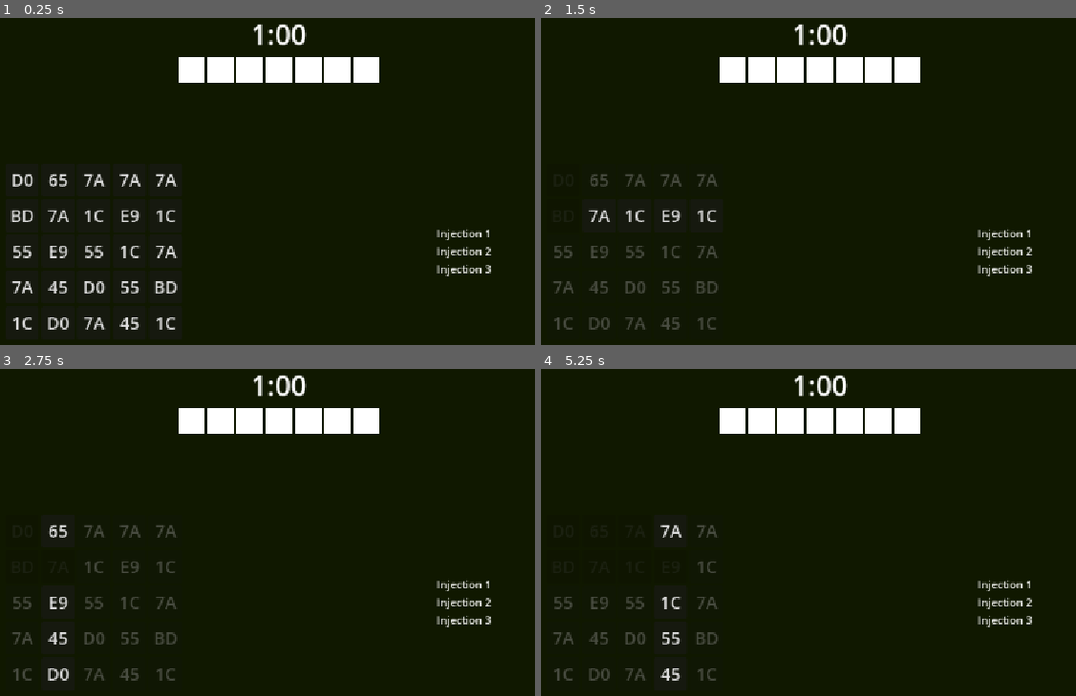
Above: before the commit, frames 1-4 (two rows, left to right).
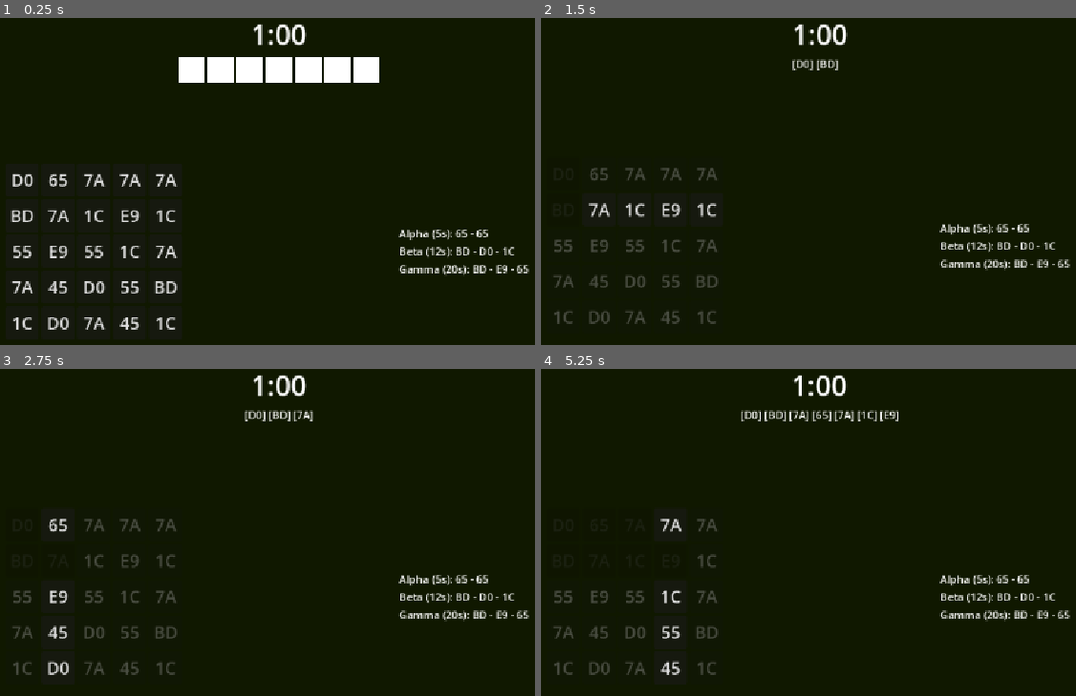
Above: after the commit, the same moments.

Repository: Martisos/Data-Hack-Minigame
Game: Godot game, scene res://scenes/main_game.tscn
Same seed, same stepped clock (60 frames per second), same inputs: the game is played once before the commit and once after it.
Inputs:
- Up to frame 1 (0.25 s): no input
- Up to frame 2 (1.5 s): click "D0" at 0.5 s; click "BD" at 1.25 s
- Up to frame 3 (2.75 s): click "7A" at 2 s
- Up to frame 4 (5.25 s): click "65" at 2.75 s; click "7A" at 3.5 s; click "1C" at 4.25 s; click "E9" at 5 s

The runs differ from the first frame. In frame 1, 1.0% of the frame differs, in the area x 74-99%, y 64-80%; in frame 2, 6.2%, in the area x 2-99%, y 11-96%; in frame 3, 6.1%; in frame 4, 6.0%.

Commit message:
main logic works

Diff:
--- a/scripts/main_game.gd
+++ b/scripts/main_game.gd
@@ -2,6 +2,7 @@
 
 @onready var code_matrix: GridContainer = $"MainMargin/VBoxContainer/MainContent/Code Matrix"
 @onready var memory_bar: HBoxContainer = $MainMargin/VBoxContainer/Header/MemoryBar
+@onready var injection_list: VBoxContainer = $MainMargin/VBoxContainer/MainContent/InjectionList
 
 const cols: int = 5
 const rows: int = 5
@@ -12,9 +13,45 @@
 
 var active_index: int = 0
 
+var memory: Array[String] = []
+var max_memory: int = 7
+
+var injections: Array[Dictionary] = [
+	{"name": "Alpha", "sequence": [], "reward": 5, "completed": false},
+	{"name": "Beta", "sequence": [], "reward": 12, "completed": false},
+	{"name": "Gamma", "sequence": [], "reward": 20, "completed": false}
+]
+
 func _ready() -> void:
 	generate_buttons()
 	setup_matrix()
+	generate_injections()
+
+func generate_injections() -> void:
+	var lengths = [2, 3, 3]
+
+	for i in range(injections.size()):
+		var seq_length = lengths[i]
+		var seq: Array[String] = []
+
+		for j in range(seq_length):
+			seq.append(tokens.pick_random())
+		injections[i]["sequence"] = seq
+
+	update_injection_ui()
+
+func update_injection_ui() -> void:
+	var labels = injection_list.get_children()
+	for i in range(injections.size()):
+		if i < labels.size():
+			var inj = injections[i]
+			var seq_string = " - ".join(inj["sequence"])
+			var label = labels[i] as Label
+			label.text = inj["name"] + " (" + str(inj["reward"]) + "s): " + seq_string
+
+			if inj["completed"]:
+				label.modulate = Color.GREEN_YELLOW
+
 
 func generate_buttons() -> void:
 	for i in range(25):
@@ -59,7 +96,57 @@
 		current_state = moveState.ROW
 		active_index = row
 
+	if memory.size() < max_memory:
+		memory.append(token)
+		update_memory_ui()
+		check_injections()
+
+		if memory.size() >= max_memory:
+			print("end")
+			# TODO over
+
 	update_visuals()
+
+func update_memory_ui() -> void:
+	for child in memory_bar.get_children():
+		child.queue_free()
+
+	for token in memory:
+		var lbl = Label.new()
+		lbl.text = "[" + token + "]"
+		memory_bar.add_child(lbl)
+
+func check_injections() -> void:
+	var successs_this_turn: bool = false
+
+	for inj in injections:
+		if inj["completed"]:
+			continue
+
+		if is_sub_array(memory, inj["sequence"]):
+			inj["completed"] = true
+			successs_this_turn = true
+			print("won: ", inj["name"])
+			# TODO: global timer
+
+	if successs_this_turn:
+		update_injection_ui()
+
+
+func is_sub_array(main_arr: Array, sub_arr: Array) -> bool:
+	if sub_arr.size() == 0 or sub_arr.size() > main_arr.size(): return false
+
+	for i in range(main_arr.size() - sub_arr.size() + 1):
+		var is_match = true
+
+		for j in range(sub_arr.size()):
+			if main_arr[i + j] != sub_arr[j]:
+				is_match = false
+				break
+
+		if is_match:
+			return true
+	return false
 
 func update_visuals() -> void:
 	var buttons = code_matrix.get_children()
@@ -72,6 +159,8 @@
 
 		var col = i % cols
 		var row = int(i / cols)
+
+
 
 		var is_valid_move: bool = false
 
